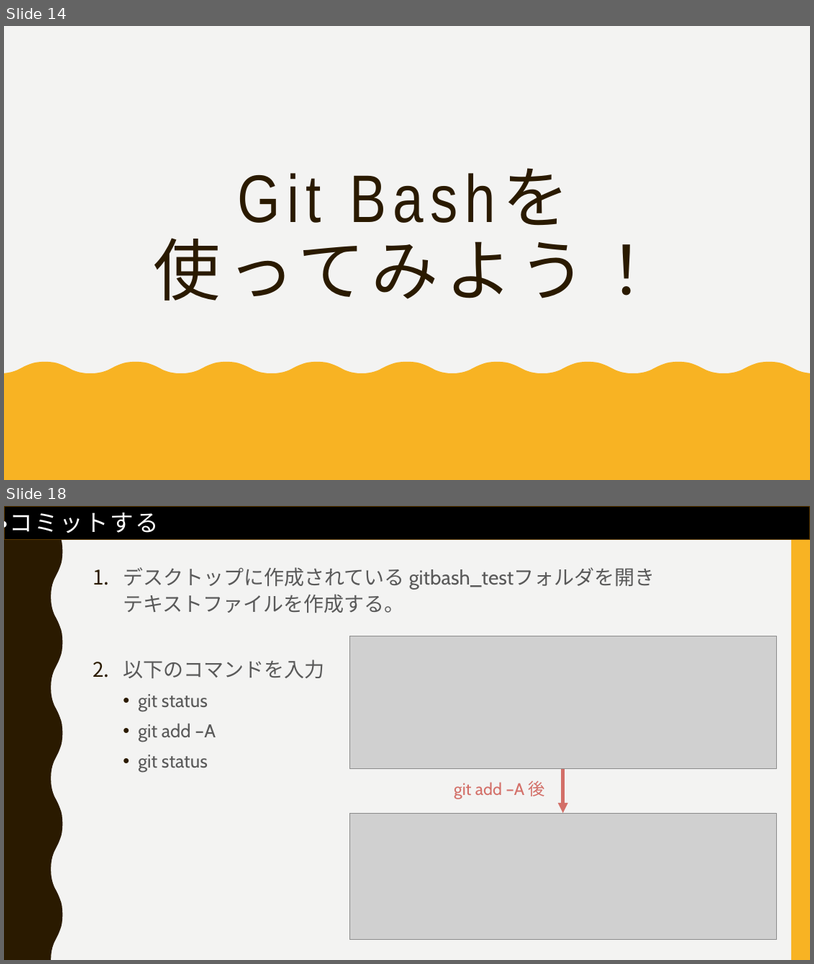
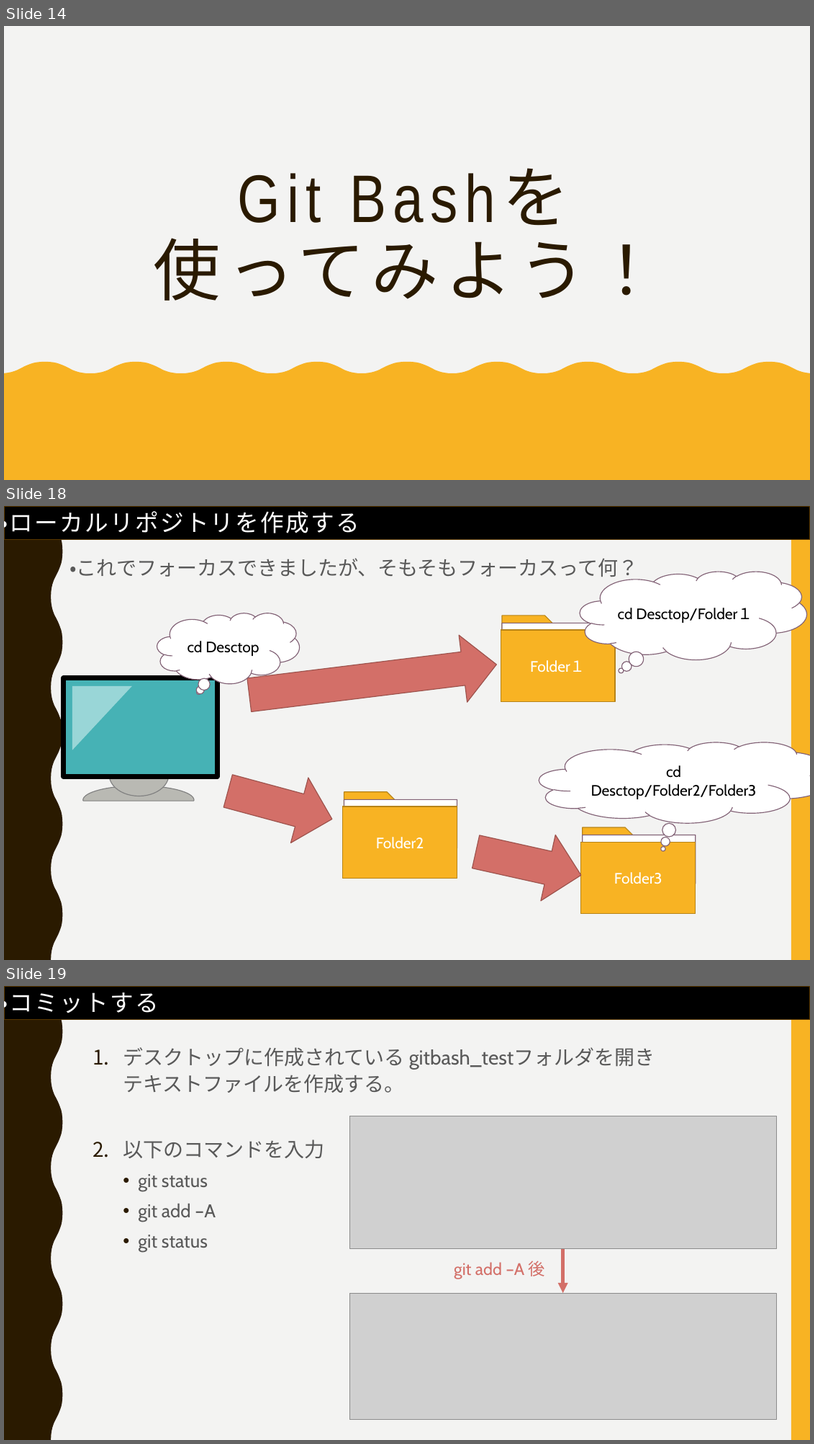
Before and after one commit to FIY24554/git_test, a slide deck: gitについて_cdコマンド.pptx. Shown one above the other, each under a label of ours: slides 14 and 18 before the commit, slides 14, 18 and 19 after it; the slides between them are not shown. The pictures are 814x964 and 814x1444 pixels, drawn with LibreOffice and Linux fonts; fonts in the diff are those of the drawing; grey boxes stand for pictures. Boxes give left, top, right and bottom in pixels: in the first picture for what was removed or moved away, otherwise in the second. Text is boxed around its words. In the diff, an @@ line names an element or a change of style, - is before the commit and + after.

```diff
--- a/gitについて_cdコマンド.pptx
+++ b/gitについて_cdコマンド.pptx
@@ slide 18 added at bbox=[4, 506, 810, 960], background #F3F3F2; not listed: 2 template elements that a slide beside it also shows @@
@@ rectangle added at bbox=[4, 506, 810, 539], fill #000000, outline #593700 1 pt @@
@@ text added at bbox=[4, 507, 360, 538], 28 pt, text #FFFFFF @@
+・ローカルリポジトリを作成する
@@ text added at bbox=[70, 558, 638, 581], 24 pt, text #595959 @@
+・これでフォーカスできましたが、そもそもフォーカスって何？
@@ thought cloud added at bbox=[581, 572, 808, 659], fill #FFFFFF, outline #826276 1 pt, 18 pt, text #000000 @@
+cd Desctop/Folder１
@@ thought cloud added at bbox=[157, 613, 299, 684], fill #FFFFFF, outline #826276 1 pt, 18 pt, text #000000 @@
+cd Desctop
@@ right arrow added at bbox=[245, 631, 501, 728], fill #D36F68, outline #9C524D 1 pt @@
@@ rectangle added at bbox=[502, 630, 615, 702], fill #F8B323, outline #B7841A 1 pt, 18 pt, text #FFFFFF @@
+Folder１
@@ pentagon arrow added at bbox=[502, 615, 563, 651], fill #F8B323, outline #B7841A 1 pt @@
@@ folded corner added at bbox=[502, 623, 615, 681], fill #FFFFFF, outline #826276 1 pt @@
@@ group added at bbox=[64, 678, 218, 800]: 1 freeform shape, 1 ellipse, 1 rectangle, 1 right triangle @@
@@ thought cloud added at bbox=[540, 742, 810, 823], fill #FFFFFF, outline #826276 1 pt, 18 pt, text #000000 @@
+cd Desctop/Folder2/Folder3
@@ right arrow added at bbox=[219, 758, 341, 852], fill #D36F68, outline #9C524D 1 pt @@
@@ rectangle added at bbox=[343, 806, 457, 878], fill #F8B323, outline #B7841A 1 pt, 18 pt, text #FFFFFF @@
+Folder2
@@ pentagon arrow added at bbox=[345, 792, 406, 828], fill #F8B323, outline #B7841A 1 pt @@
@@ folded corner added at bbox=[345, 800, 458, 857], fill #FFFFFF, outline #826276 1 pt @@
@@ right arrow added at bbox=[468, 818, 589, 908], fill #D36F68, outline #9C524D 1 pt @@
@@ pentagon arrow added at bbox=[583, 827, 644, 864], fill #F8B323, outline #B7841A 1 pt @@
@@ rectangle added at bbox=[581, 842, 696, 914], fill #F8B323, outline #B7841A 1 pt, 18 pt, text #FFFFFF @@
+Folder3
@@ folded corner added at bbox=[583, 835, 696, 893], fill #FFFFFF, outline #826276 1 pt @@
@@ what was slide 18 is now slide 19 @@
```
Also in this commit, not shown: 2 slides changed, 1 other slide added, 1 slide removed.
